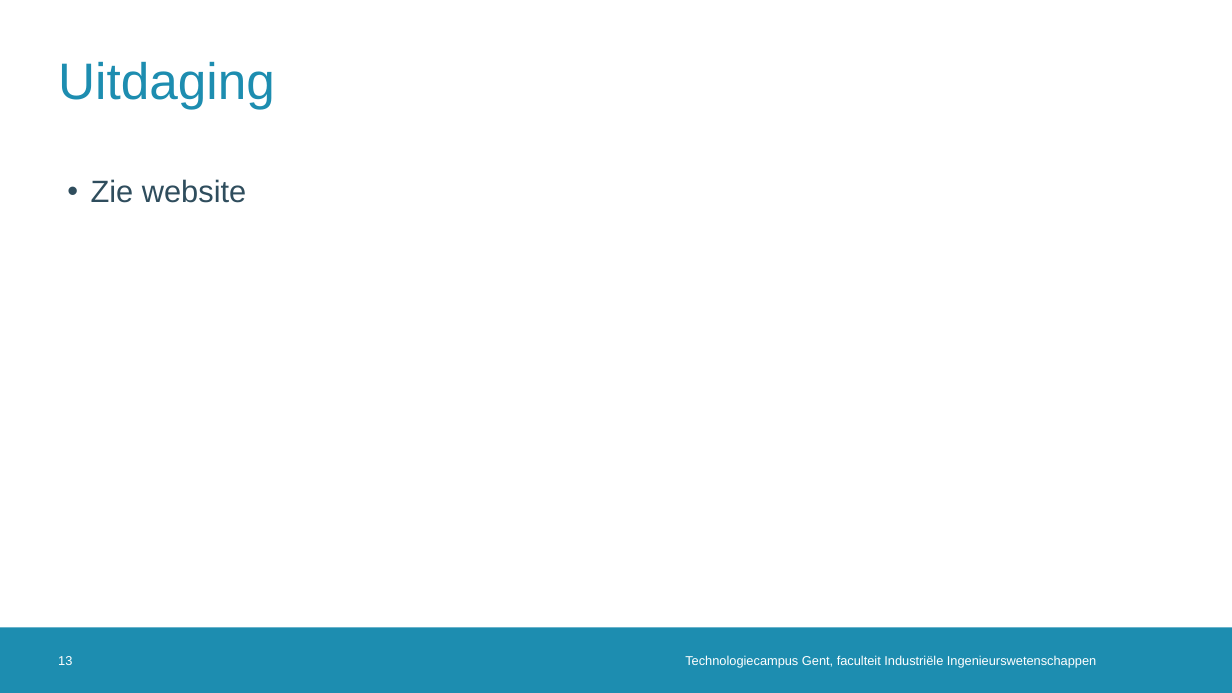
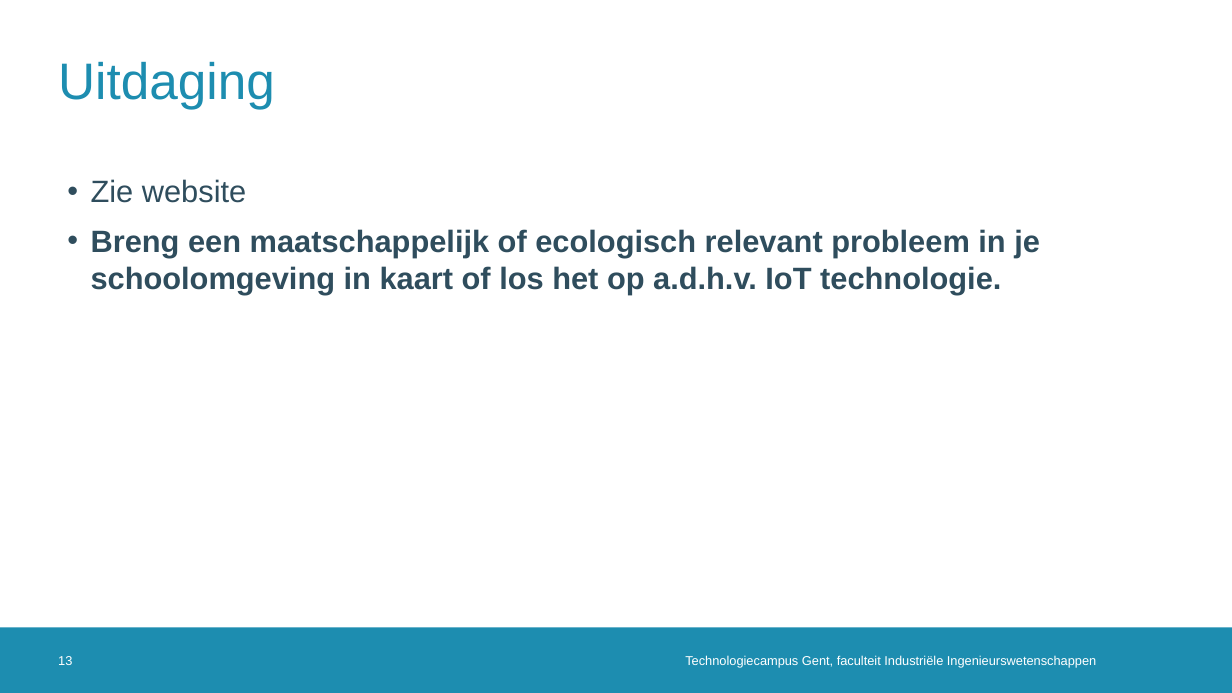
Before and after one commit to dramco-iwast/handleiding-voor-leerkrachten, a slide deck: slide 13 of assets/files/IWAST-bijscholingsmoment.pptx. Drawn at 1232x693 pixels with LibreOffice and Linux fonts; fonts in the diff are those of the drawing; background and template pictures are left out. Boxes give left, top, right and bottom in pixels: in the first picture for what was removed or moved away, otherwise in the second. Text is boxed around its words. In the diff, an @@ line names an element or a change of style, - is before the commit and + after.

```diff
--- a/assets/files/IWAST-bijscholingsmoment.pptx
+++ b/assets/files/IWAST-bijscholingsmoment.pptx
@@ text at (91, 229, 1040, 295): paragraph added @@
+• Breng een maatschappelijk of ecologisch relevant probleem in je schoolomgeving in kaart of los het op a.d.h.v. IoT technologie.
```
Also in this commit, not shown: 3 other slides changed, 1 slide added, 3 other files.
